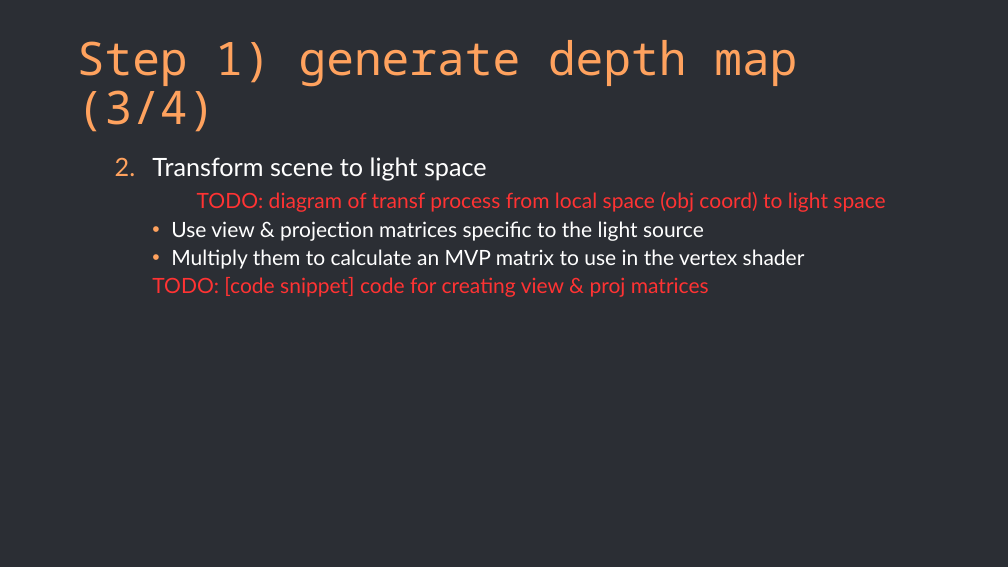
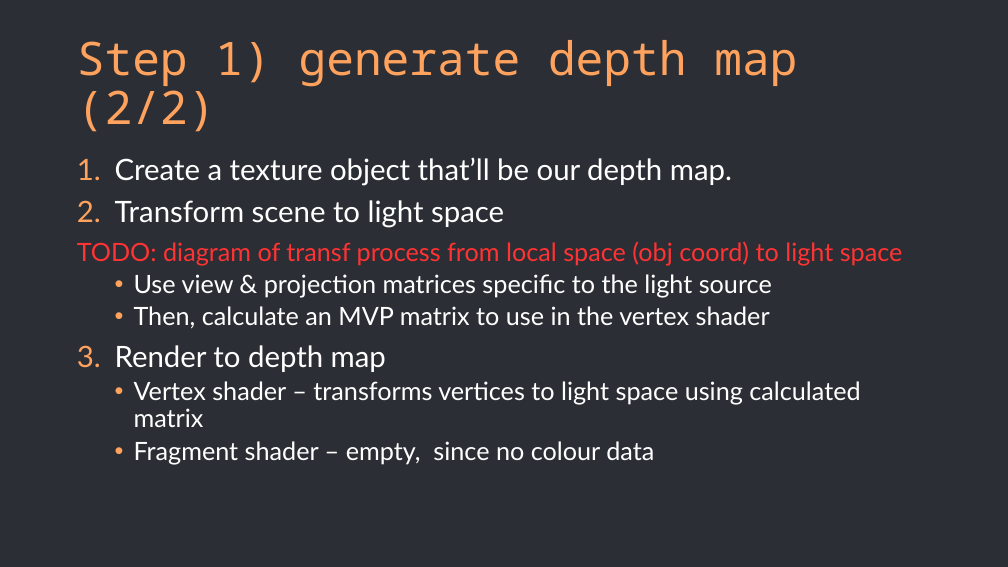
Before and after one commit to Alba-NR/ShadowMapping_TechTalk, a slide deck: slide 11 of slides/slides.pptx (slide 12 before the commit). Drawn at 1008x567 pixels with LibreOffice and Linux fonts; fonts in the diff are those of the drawing. Boxes give left, top, right and bottom in pixels: in the first picture for what was removed or moved away, otherwise in the second. Text is boxed around its words. In the diff, an @@ line names an element or a change of style, - is before the commit and + after.

```diff
--- a/slides/slides.pptx
+++ b/slides/slides.pptx
@@ title at (77,40,797,132): text changed @@
-Step 1) generate depth map (3/4)
+Step 1) generate depth map (2/2)
@@ text at (115,157,732,185): paragraph added @@
+1. Create a texture object that’ll be our depth map.
@@ text at (77,200,903,298): size 24 to 28 pt in "Transform scene to light space"; size 20 to 24 pt in "TODO: diagram of transf process from local ...", "Use view & projection matrices specific to ..."; list level 2 to 1 in "Transform scene to light space"; list level 2 to 1 in "TODO: diagram of transf process ..."; list level 3 to 2 in "Use view & projection matrices ..." @@
@@ text at (115,306,860,464): text changed; size 20 to 24 pt @@
-    • Multiply them to calculate an MVP matrix to use in the vertex shader
-    TODO: [code snippet] code for creating view & proj matrices
+  • Then, calculate an MVP matrix to use in the vertex shader
+3. Render to depth map
+  • Vertex shader – transforms vertices to light space using calculated matrix
+  • Fragment shader – empty, since no colour data
```
Also in this commit, not shown: 2 other slides changed, 2 slides added, 2 slides removed.
